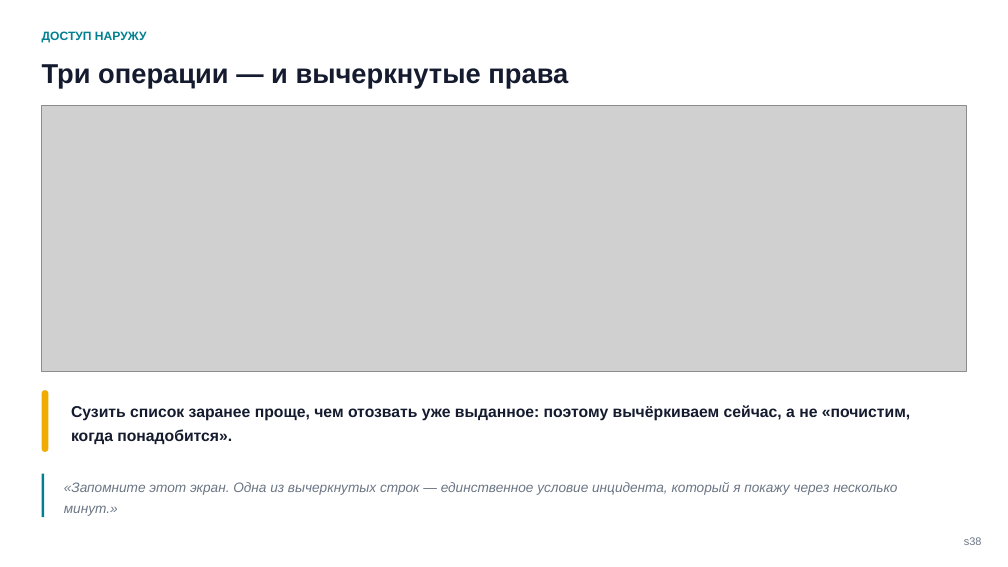
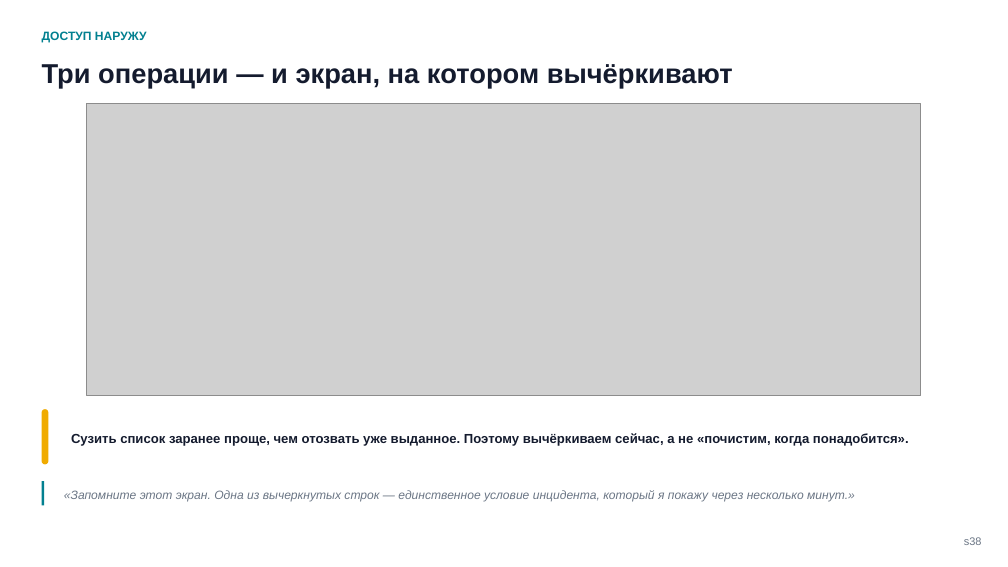
Before and after one commit to tellina-study/AI-usage-lessons, a slide deck: slide 38 of library/seminars/sem-05/rendered/sem-05.pptx. Drawn at 1008x567 pixels with LibreOffice and Linux fonts; fonts in the diff are those of the drawing; grey boxes stand for pictures. Boxes give left, top, right and bottom in pixels: in the first picture for what was removed or moved away, otherwise in the second. Text is boxed around its words. In the diff, an @@ line names an element or a change of style, - is before the commit and + after.

```diff
--- a/library/seminars/sem-05/rendered/sem-05.pptx
+++ b/library/seminars/sem-05/rendered/sem-05.pptx
@@ text at <box>42,64,733,88</box>: text changed @@
-Три операции — и вычеркнутые права
+Три операции — и экран, на котором вычёркивают
@@ picture: place and size @@
-picture at <box>42,106,966,372</box>
+picture at <box>87,104,921,395</box>
@@ rounded rectangle: place and size @@
-rounded rectangle at <box>42,390,48,452</box>
+rounded rectangle at <box>42,409,48,464</box>
@@ text at <box>71,433,909,446</box>: text changed; size 15 to 12.5 pt @@
-Сузить список заранее проще, чем отозвать уже выданное: поэтому вычёркиваем сейчас, а не «почистим, когда понадобится».
+Сузить список заранее проще, чем отозвать уже выданное. Поэтому вычёркиваем сейчас, а не «почистим, когда понадобится».
@@ rectangle: place and size @@
-rectangle at <box>42,473,45,516</box>
+rectangle at <box>42,481,45,505</box>
@@ text "«Запомните этот экран. Одна из ...": place and size @@
-text "«Запомните этот экран. Одна из ..." at <box>64,482,897,516</box>
+text "«Запомните этот экран. Одна из ..." at <box>64,490,855,502</box>
@@ text "«Запомните этот экран. Одна из ..." at <box>64,490,855,502</box>: size 13 to 11.5 pt @@
```
Also in this commit, not shown: 14 other slides changed, 10 slides added, 10 slides removed, 48 other files.
